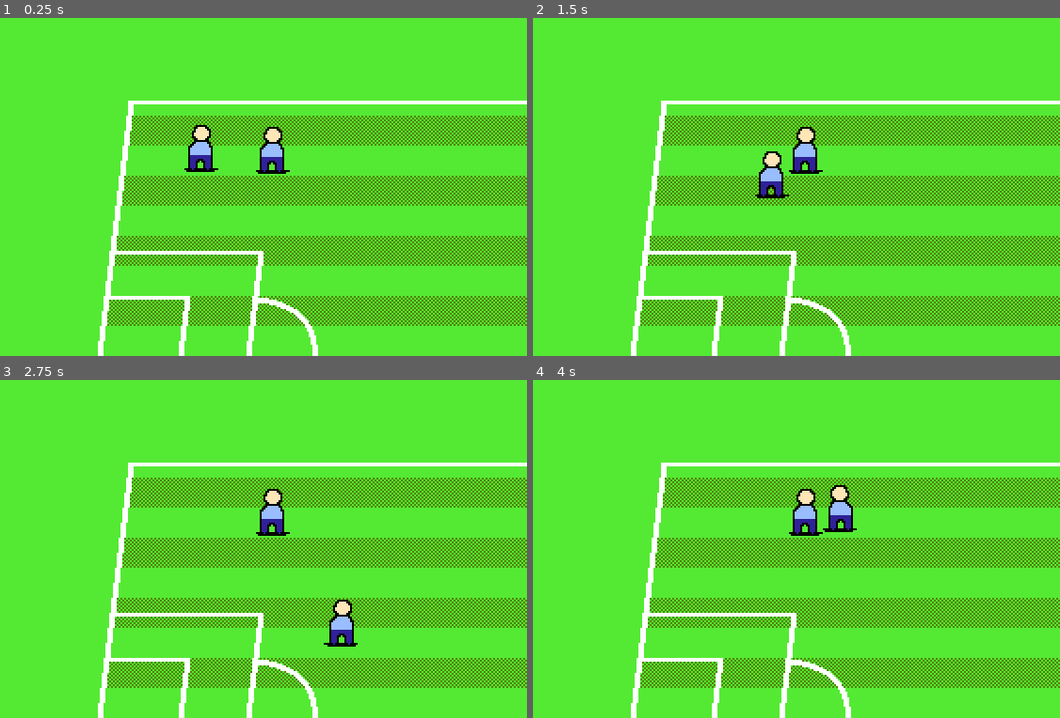
Above: before the commit, frames 1-4 (two rows, left to right).
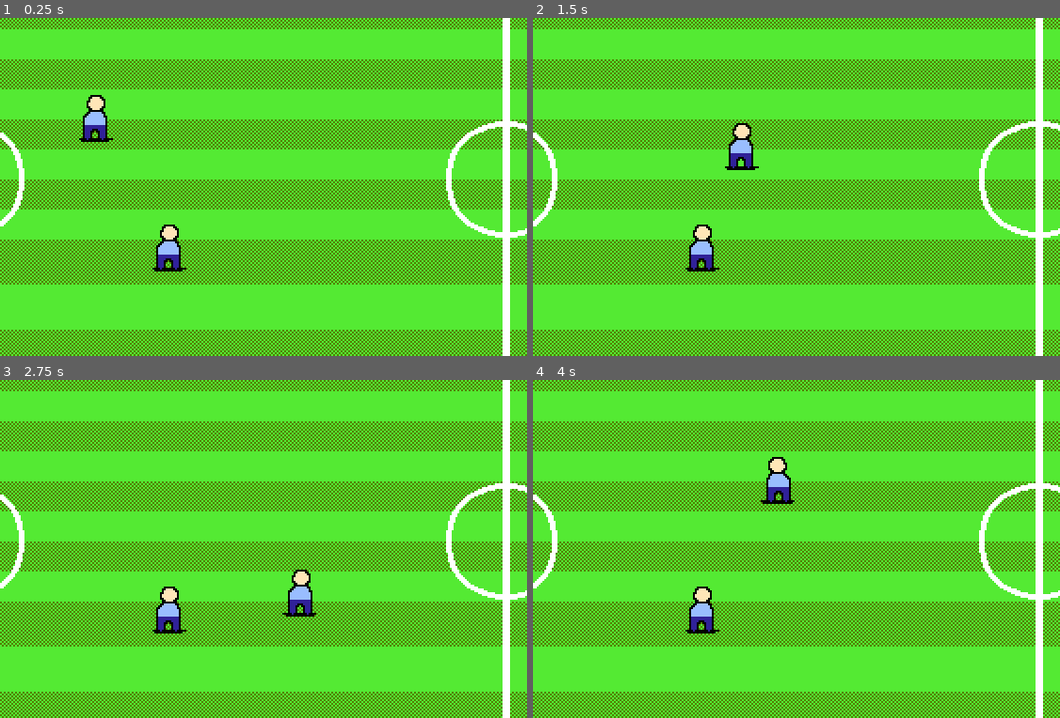
Above: after the commit, the same moments.

Repository: RenoIM/StepOver-SoccerRougeLike
Game: Godot game, scene res://Scene/world.tscn
Same seed, same stepped clock (60 frames per second), same inputs: the game is played once before the commit and once after it.
Inputs:
- Up to frame 1 (0.25 s): no input
- Up to frame 2 (1.5 s): tap Enter at 0.5 s; hold D (MoveRight) 0.53-1.28 s; tap Z (Kick) at 0.6 s; hold S (MoveDown) from 1.28 s (still down); tap X (Pass) at 1.35 s
- Up to frame 3 (2.75 s): release S (MoveDown) at 2.03 s; hold D (MoveRight) from 2.03 s (still down); tap C (Slide) at 2.1 s
- Up to frame 4 (4 s): release D (MoveRight) at 2.78 s; hold Up (MoveUp) 2.78-3.53 s; tap Z (Kick) at 2.85 s; hold A (MoveLeft) from 3.53 s (still down); tap X (Pass) at 3.6 s

The runs differ from the first frame. In frame 1, 28% of the frame differs, in the area x 0-100%, y 0-100%; in frame 2, 28%; in frame 3, 28%; in frame 4, 28%.

Commit message:
Adding Slide Friction

Diff:
--- a/Scene/world.tscn
+++ b/Scene/world.tscn
@@ -11,6 +11,7 @@
 
 [node name="Grass" type="Sprite2D" parent="background"]
 modulate = Color(0.32941177, 0.91764706, 0.2, 1)
+position = Vector2(2, -4)
 texture = ExtResource("1_ejll3")
 centered = false
 
@@ -25,11 +26,14 @@
 
 [node name="Flag" type="Sprite2D" parent="background"]
 
-[node name="Player2" parent="." instance=ExtResource("4_scul4")]
-position = Vector2(144, 83)
+[node name="Player3" parent="." instance=ExtResource("4_scul4")]
+position = Vector2(245, 229)
 
 [node name="Player" parent="." instance=ExtResource("4_scul4")]
-position = Vector2(106, 82)
+position = Vector2(206, 160)
 motion_mode = 1
 control_scheme = 1
 speed = 80.0
+
+[node name="Camera2D" type="Camera2D" parent="."]
+position = Vector2(296, 184)
--- a/Script/character_state/player_state_slide.gd
+++ b/Script/character_state/player_state_slide.gd
@@ -1,14 +1,23 @@
 class_name PlayerStateSlide
 extends PlayerState
 
-var DURATION_SLIDE := 200
-
+var DURATION_SLIDE := 300
+var SLIDE_MULTIPLIER := 2.0
+var DECELERATION := 12.0 # higher = faster stop
 var time_start_slide := Time.get_ticks_msec()
+var slide_direction := Vector2.ZERO
 
 func _enter_tree() -> void:
+	var direction := KeyUtils.get_input_vector(player.control_scheme)
 	player.animation_player.play("slide")
 	time_start_slide = Time.get_ticks_msec()
+	player.velocity = direction * player.speed * SLIDE_MULTIPLIER
 
-func _process(_delta: float) -> void:
-	if Time.get_ticks_msec() - time_start_slide > DURATION_SLIDE:
+func _process(delta: float) -> void:
+	# Smoothly reduce velocity toward zero
+	player.velocity = player.velocity.lerp(Vector2.ZERO, DECELERATION * delta)
+	# End slide if slow enough OR duration exceeded
+	if player.velocity.length() < 10 \
+	or Time.get_ticks_msec() - time_start_slide > DURATION_SLIDE:
+		player.velocity = Vector2.ZERO
 		state_transition_requested.emit(Player.State.MOVING)
